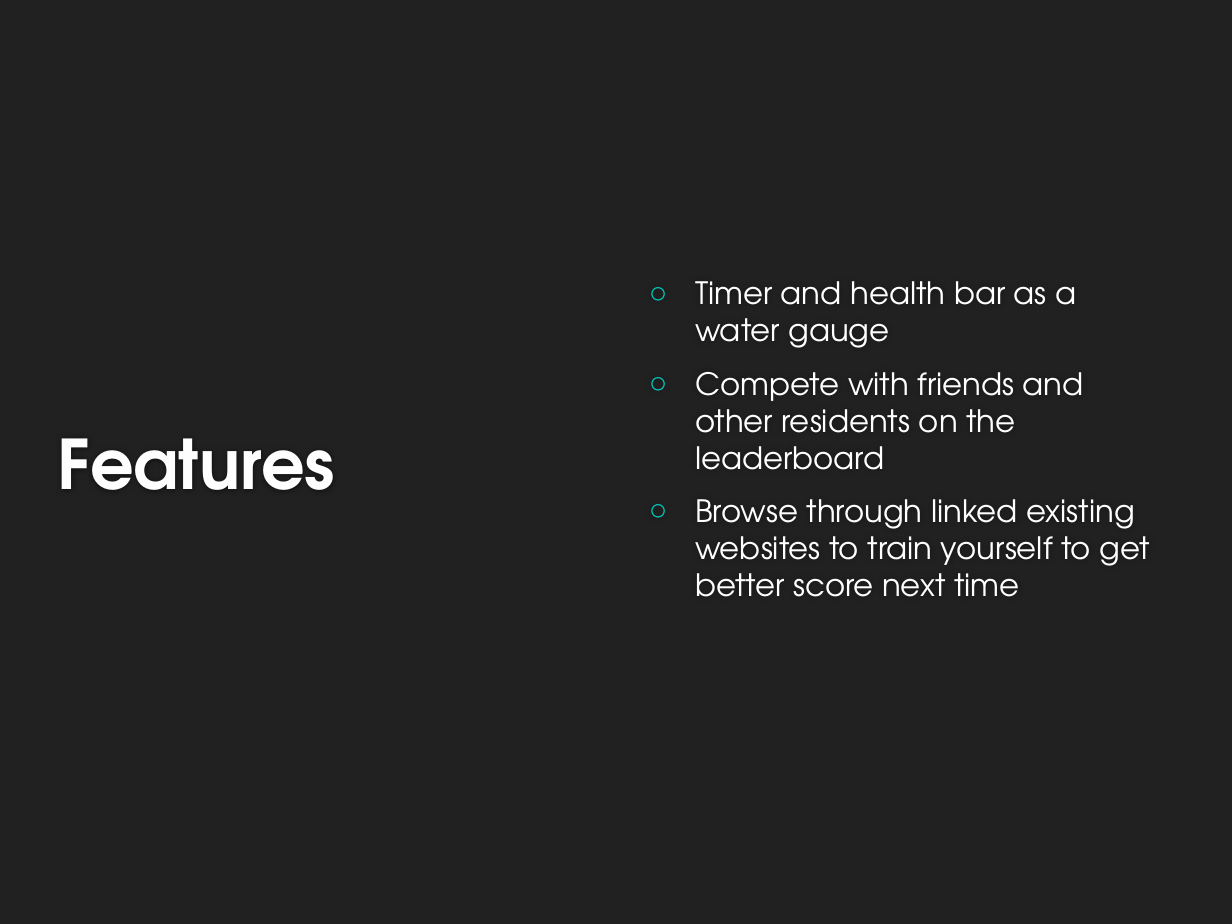
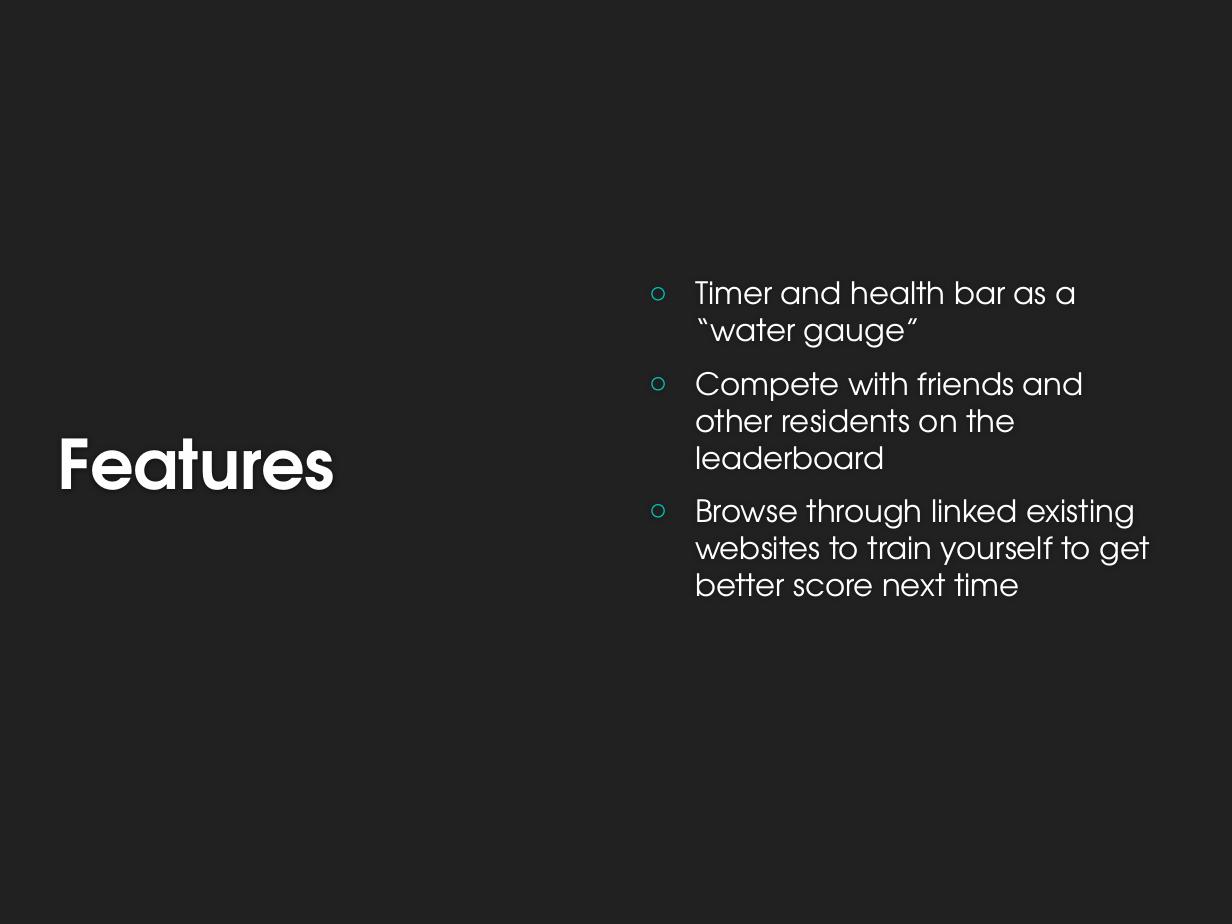
Before and after one commit to HarmanbirD/WaterQwiz, a slide deck: slide 5 of Wasted Water Quiz.pptx. Drawn at 1232x924 pixels with LibreOffice and Linux fonts; fonts in the diff are those of the drawing; background and template pictures are left out. Boxes give left, top, right and bottom in pixels: in the first picture for what was removed or moved away, otherwise in the second. Text is boxed around its words. In the diff, an @@ line names an element or a change of style, - is before the commit and + after.

```diff
--- a/Wasted Water Quiz.pptx
+++ b/Wasted Water Quiz.pptx
@@ text at [695,281,1076,348]: text changed @@
-○ Timer and health bar as a water gauge
+○ Timer and health bar as a “water gauge”
```
Also in this commit, not shown: 1 other slide changed, 1 slide added.
